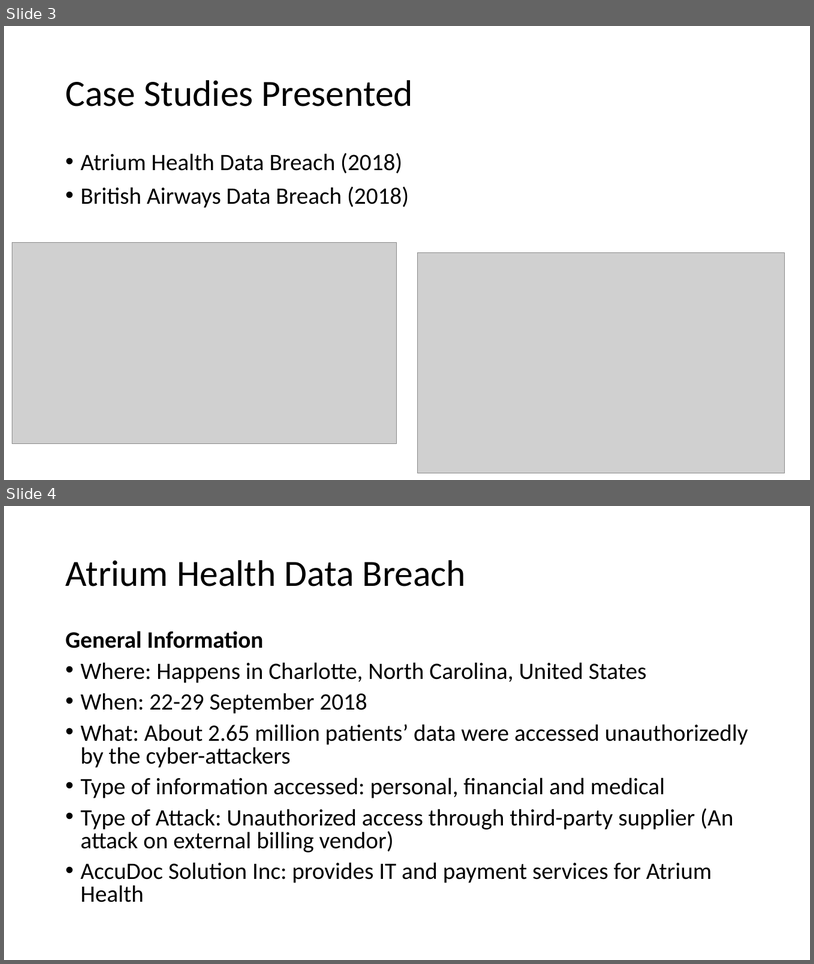
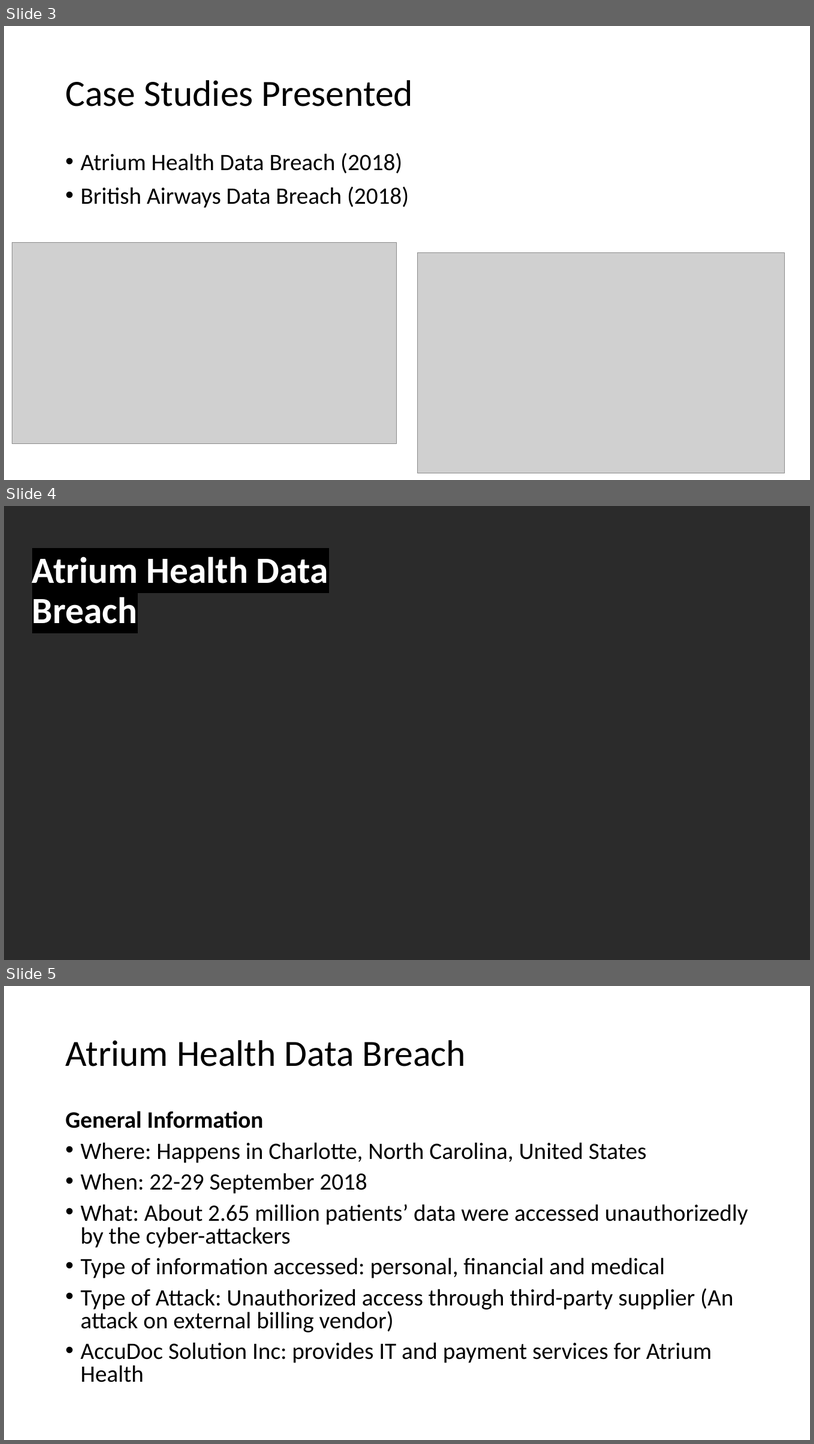
Before and after one commit to nicholasneo78/regression-analysis, a slide deck: CE4062-project.pptx. Shown one above the other, each under a label of ours: slides 3 and 4 before the commit, slides 3, 4 and 5 after it. The pictures are 814x964 and 814x1444 pixels, drawn with LibreOffice and Linux fonts; fonts in the diff are those of the drawing; grey boxes stand for pictures; background and template pictures are left out; a plain dark background stands for a picture behind light text. Boxes give left, top, right and bottom in pixels: in the first picture for what was removed or moved away, otherwise in the second. Text is boxed around its words. In the diff, an @@ line names an element or a change of style, - is before the commit and + after.

```diff
--- a/CE4062-project.pptx
+++ b/CE4062-project.pptx
@@ slide 4 added at box(4, 506, 810, 960), background picture (left out) @@
@@ text added at box(32, 556, 329, 624), 44 pt, text #FFFFFF, bold @@
+Atrium Health Data Breach
@@ what was slide 4 is now slide 5 @@
```
Also in this commit, not shown: 4 slides changed, 5 other slides added, 2 slides removed.
